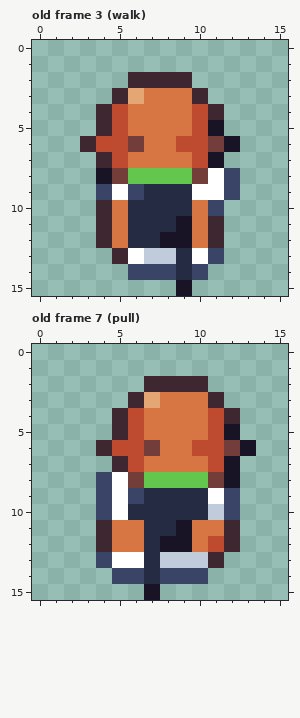
Two versions of one pixel-art file, art/minis/dog-biscuit@50.aseprite. This is how it looked before the edit.
16x16 pixels, 14 frames. Shown: old frame 3 (walk), old frame 7 (pull). The commit also changed other frames, which this record leaves out.
And afterwards:
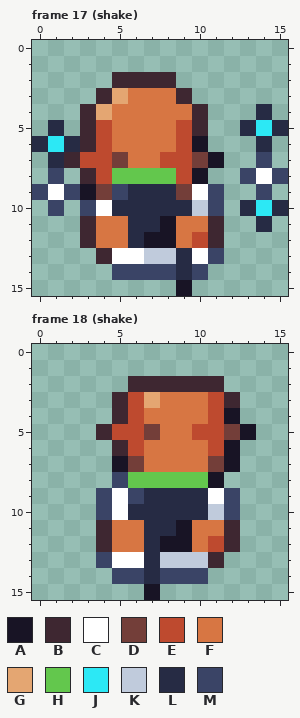
Palette (. is transparent): A #181425  B #3e2731  C #ffffff  D #733e39  E #be4a2f  F #d77643  G #e4a672  H #63c74d  J #2ce8f5  K #c0cbdc  L #262b44  M #3a4466
A new or re-ordered frame is compared with the old frame closest to it.
Change:
frames 14 -> 18
Changed rows in their new state; - is an unchanged pixel.
Frame 17 (shake) is new; against old frame 3 (walk):
first column x 0:
 2 -----B---.------
 3 ----BGF--B.-----
 4 ---BGF----B.--L-
 5 -L-BEF---EB.-LJL
 6 LJL--FF---A..-L-
 7 -LBEED--EED---M-
 8 -M-BEH---EA..MCM
 9 MCMADML--D-M.-M-
10 -M-MCL----K--LJL
11 ---BF---AF----L-
12 ---BF--A-FE-----
13 ----BC----------
14 -----M----------
Frame 18 (shake) is new; against old frame 7 (pull):
first column x 4:
 2 --B----B--
 3 -BE----EB-
 4 --------A-
 5 BE-D--E-DA
 6 .B-F--F-A.
 7 -AD----D--
 8 .MH----A.-
